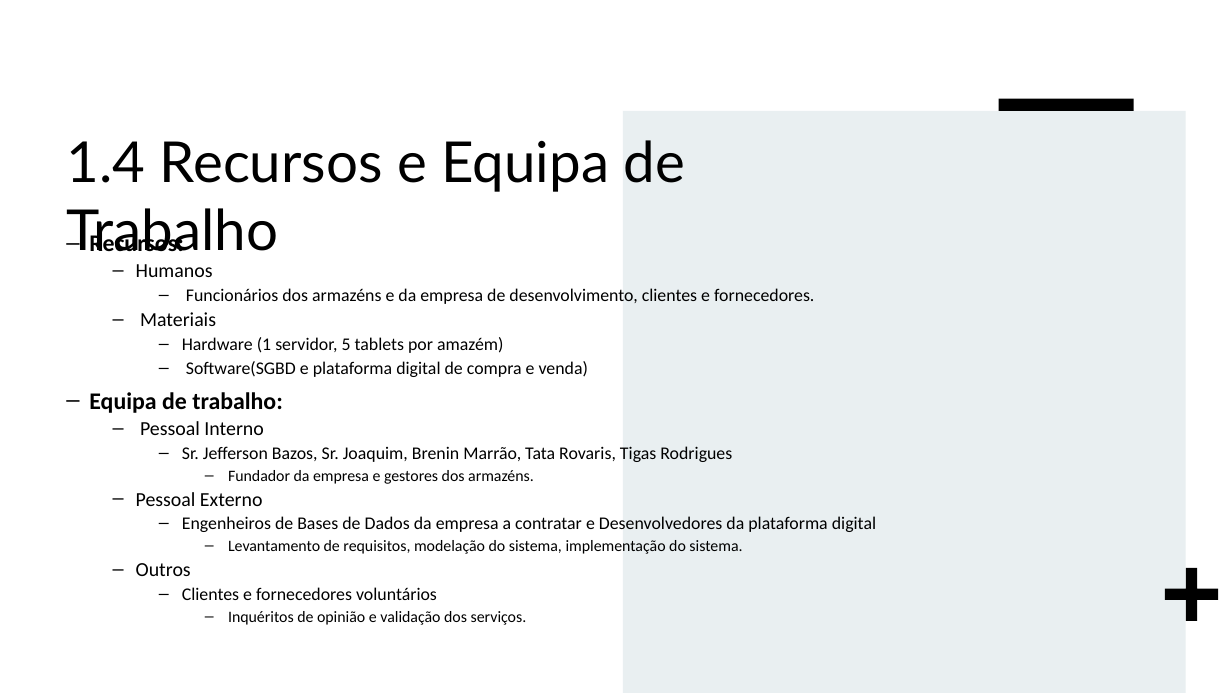
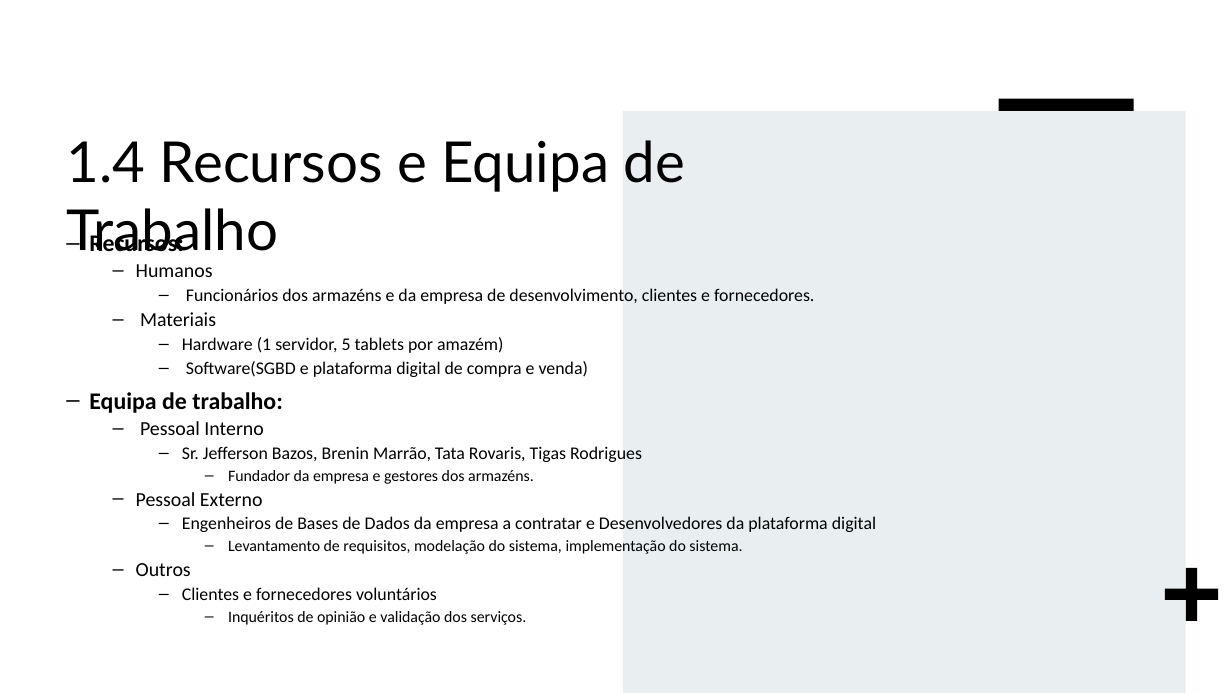
Before and after one commit to TiagoPR/AmazoniaTM, a slide deck: slide 6 of Trabalho Base de dados.pptx. Drawn at 1232x693 pixels with LibreOffice and Linux fonts; fonts in the diff are those of the drawing. Boxes give left, top, right and bottom in pixels: in the first picture for what was removed or moved away, otherwise in the second. Text is boxed around its words. In the diff, an @@ line names an element or a change of style, - is before the commit and + after.

```diff
--- a/Trabalho Base de dados.pptx
+++ b/Trabalho Base de dados.pptx
@@ text at (182,446,642,462): text changed @@
-    – Sr. Jefferson Bazos, Sr. Joaquim, Brenin Marrão, Tata Rovaris, Tigas Rodrigues
+    – Sr. Jefferson Bazos, Brenin Marrão, Tata Rovaris, Tigas Rodrigues
```
Also in this commit, not shown: 4 other slides changed, 1 other file.
